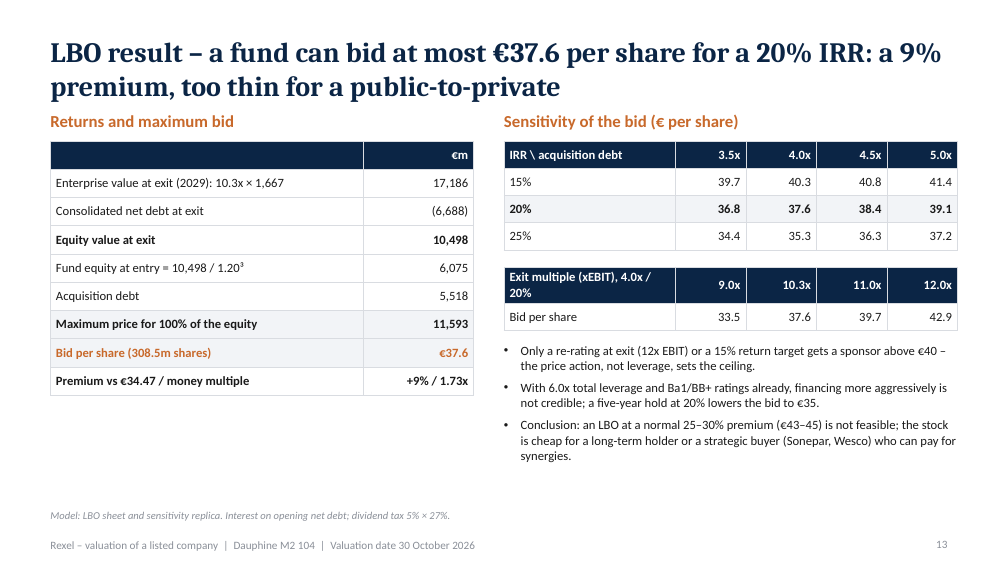
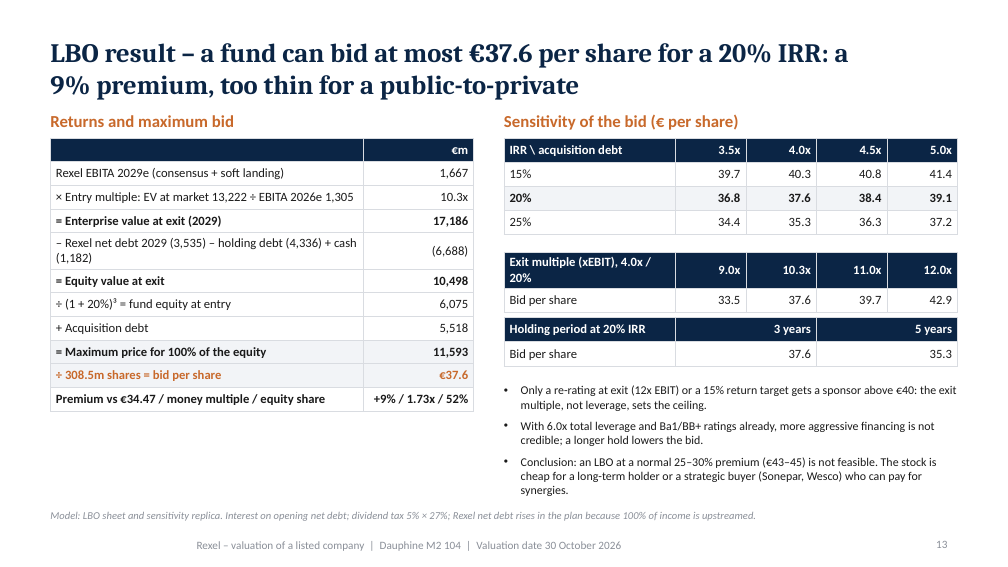
Before and after one commit to marwanferreira/rexel-valuation, a slide deck: slide 13 of Rexel valuation - deck.pptx. Drawn at 1008x567 pixels with LibreOffice and Linux fonts; fonts in the diff are those of the drawing; background and template pictures are left out. Boxes give left, top, right and bottom in pixels: in the first picture for what was removed or moved away, otherwise in the second. Text is boxed around its words. In the diff, an @@ line names an element or a change of style, - is before the commit and + after.

Commit message:
Densify deck: logos, EV build-up, implied-value math, MM cross-check, FCF table, debt schedule, holding P&L, scenarios; full names; README

```diff
--- a/Rexel valuation - deck.pptx
+++ b/Rexel valuation - deck.pptx
@@ title "LBO result – a fund ..." at [50,43,849,100]: size 20 to 19 pt @@
@@ table at [50,138,474,409] @@
-row 2: Enterprise value at exit (2029): 10.3x × 1,667 | 17,186
-row 3: Consolidated net debt at exit | (6,688)
-row 4: Equity value at exit | 10,498
-row 5: Fund equity at entry = 10,498 / 1.20³ | 6,075
-row 6: Acquisition debt | 5,518
-row 7: Maximum price for 100% of the equity | 11,593
-row 8: Bid per share (308.5m shares) | €37.6
-row 9: Premium vs €34.47 / money multiple | +9% / 1.73x
+row 2: Rexel EBITA 2029e (consensus + soft landing) | 1,667
+row 3: × Entry multiple: EV at market 13,222 ÷ EBITA 2026e 1,305 | 10.3x
+row 4: = Enterprise value at exit (2029) | 17,186
+row 5: – Rexel net debt 2029 (3,535) – holding debt (4,336) + cash (1,182) | (6,688)
+row 6: = Equity value at exit | 10,498
+row 7: ÷ (1 + 20%)³ = fund equity at entry | 6,075
+row 8: + Acquisition debt | 5,518
+row 9: = Maximum price for 100% of the equity | 11,593
+row 10: ÷ 308.5m shares = bid per share | €37.6
+row 11: Premium vs €34.47 / money multiple / equity share | +9% / 1.73x / 52%
@@ table: place and size @@
-table at [504,141,958,244]
+table at [504,138,958,239]
@@ table: place and size @@
-table at [504,267,958,368]
+table at [504,252,958,353]
@@ table added at [504,318,958,418], 2 rows, 3 columns @@
+Holding period at 20% IRR | 3 years | 5 years
+Bid per share | 37.6 | 35.3
@@ text at [521,385,957,496]: text changed; size 9 to 8.5 pt @@
-• Only a re-rating at exit (12x EBIT) or a 15% return target gets a sponsor above €40 – the price action, not leverage, sets the ceiling.
-• With 6.0x total leverage and Ba1/BB+ ratings already, financing more aggressively is not credible; a five-year hold at 20% lowers the bid to €35.
-• Conclusion: an LBO at a normal 25–30% premium (€43–45) is not feasible; the stock is cheap for a long-term holder or a strategic buyer (Sonepar, Wesco) who can pay for synergies.
+• Only a re-rating at exit (12x EBIT) or a 15% return target gets a sponsor above €40: the exit multiple, not leverage, sets the ceiling.
+• With 6.0x total leverage and Ba1/BB+ ratings already, more aggressive financing is not credible; a longer hold lowers the bid.
+• Conclusion: an LBO at a normal 25–30% premium (€43–45) is not feasible. The stock is cheap for a long-term holder or a strategic buyer (Sonepar, Wesco) who can pay for synergies.
@@ text at [50,512,756,521]: text changed @@
-Model: LBO sheet and sensitivity replica. Interest on opening net debt; dividend tax 5% × 27%.
+Model: LBO sheet and sensitivity replica. Interest on opening net debt; dividend tax 5% × 27%; Rexel net debt rises in the plan because 100% of income is upstreamed.
@@ text "Rexel – valuation of a ...": place and size @@
-text "Rexel – valuation of a ..." at [50,541,475,551]
+text "Rexel – valuation of a ..." at [197,541,621,551]
```
Also in this commit, not shown: 14 other slides changed, 13 other files.
